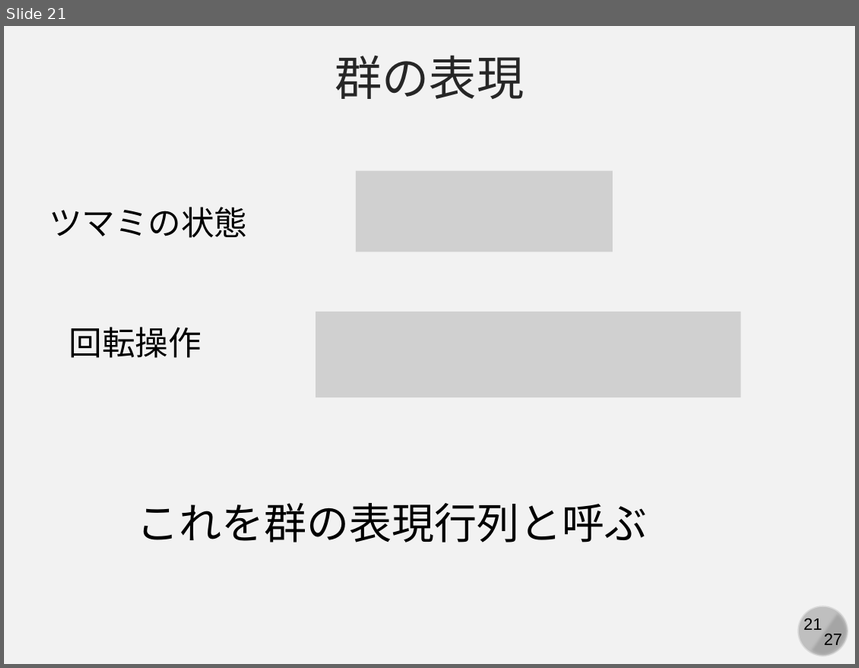
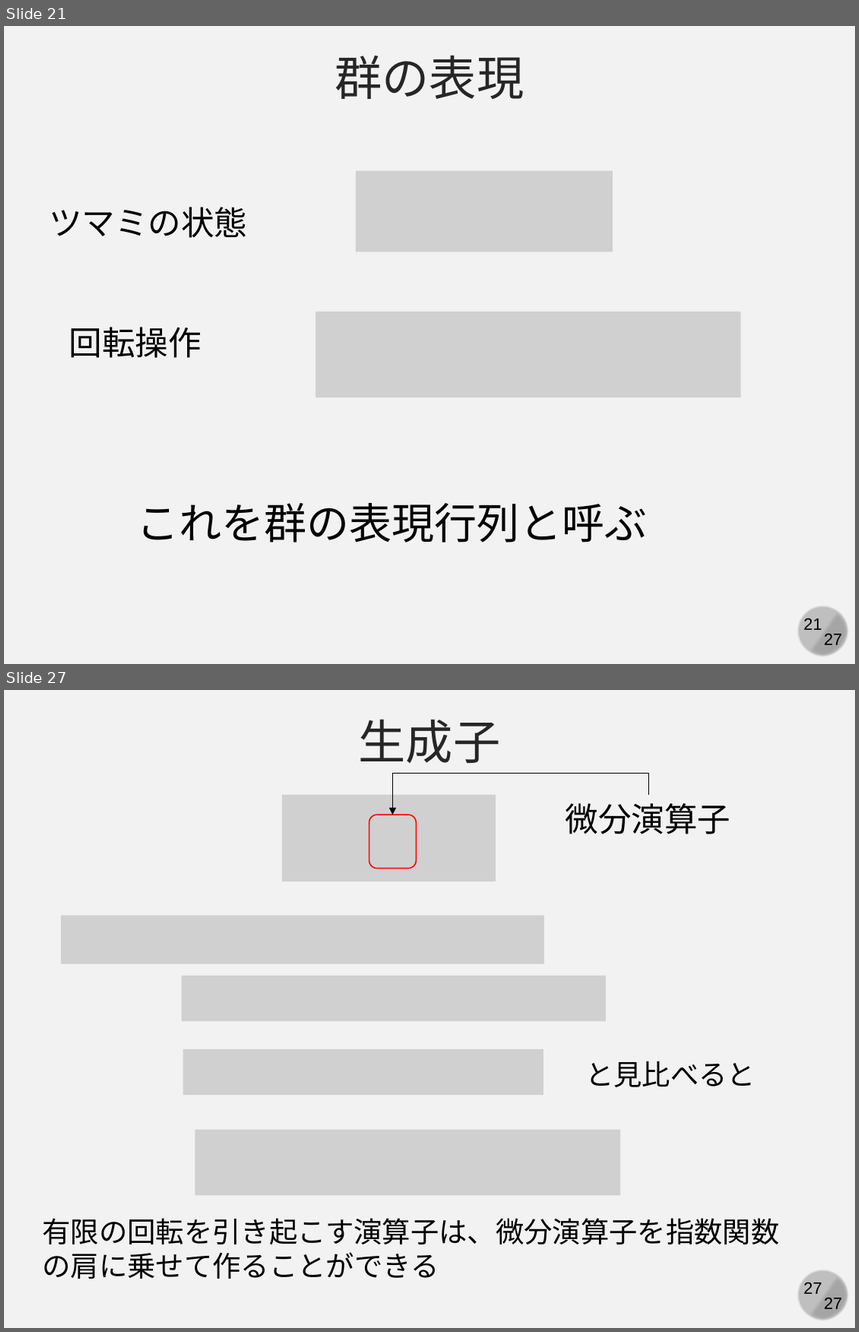
Before and after one commit to kaityo256/classical_mechanics, a slide deck: poisson/fig/slide.pptx. Shown one above the other, each under a label of ours: slide 21 before the commit, slides 21 and 27 after it; the slides between them are not shown. The pictures are 859x668 and 859x1332 pixels, drawn with LibreOffice and Linux fonts; fonts in the diff are those of the drawing; grey boxes stand for pictures. Boxes give left, top, right and bottom in pixels: in the first picture for what was removed or moved away, otherwise in the second. Text is boxed around its words. In the diff, an @@ line names an element or a change of style, - is before the commit and + after.

```diff
--- a/poisson/fig/slide.pptx
+++ b/poisson/fig/slide.pptx
@@ slide 27 added at (4,690,855,1328), background #F2F2F2; not listed: 4 template elements that a slide beside it also shows @@
@@ text added at (359,719,501,763), 40 pt, text #262626 @@
+生成子
@@ elbow arrow added from (649, 795) to (393, 815), #000000 0.5 pt @@
@@ picture added at (282,795,496,882) @@
@@ text added at (566,803,731,834), 28 pt, text #000000 @@
+微分演算子
@@ rounded rectangle added at (369,815,416,869), outline #FF0000 1 pt @@
@@ picture added at (61,916,544,964) @@
@@ picture added at (182,976,607,1022) @@
@@ picture added at (183,1049,544,1095) @@
@@ text added at (585,1061,756,1087), 24 pt, text #000000 @@
+と見比べると
@@ picture added at (195,1130,620,1195) @@
@@ text added at (43,1218,780,1279), 24 pt, text #000000 @@
+有限の回転を引き起こす演算子は、微分演算子を指数関数の肩に乗せて作ることができる
```
Also in this commit, not shown: 1 slide changed, 6 other slides added, 1 other file.
